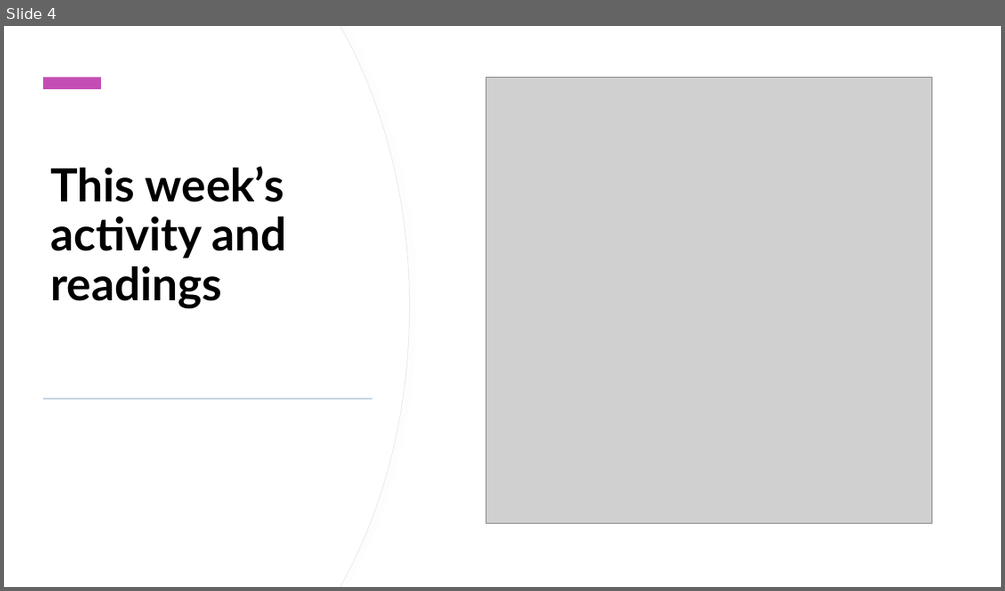
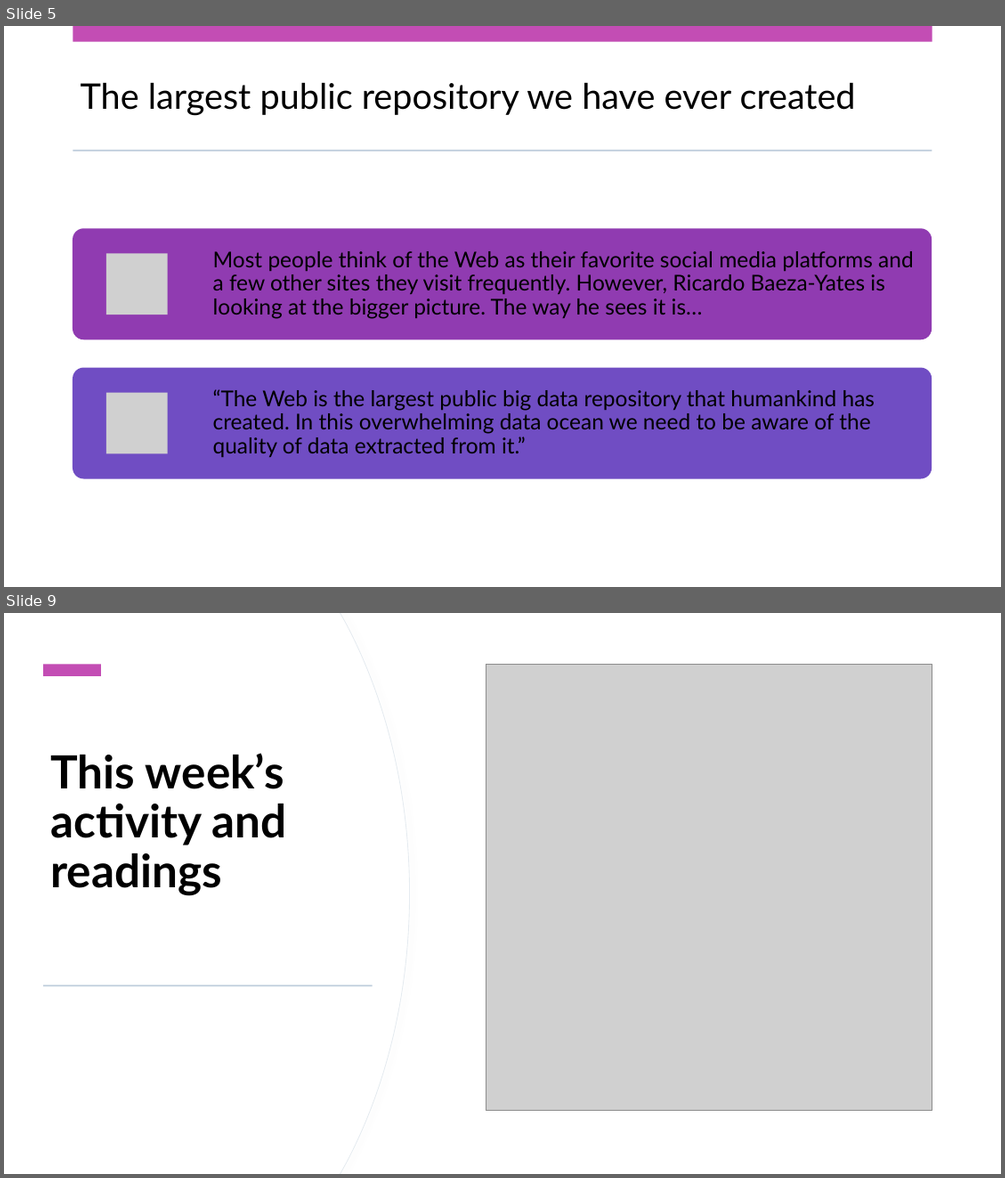
Before and after one commit to StephenCole19/Summer2020, a slide deck: soci2534/midterm/SOCIMidterm.pptx. Shown one above the other, each under a label of ours: slide 4 before the commit, slides 5 and 9 after it; the slides between them are not shown. The pictures are 1005x591 and 1005x1178 pixels, drawn with LibreOffice and Linux fonts; fonts in the diff are those of the drawing; grey boxes stand for pictures. Boxes give left, top, right and bottom in pixels: in the first picture for what was removed or moved away, otherwise in the second. Text is boxed around its words. In the diff, an @@ line names an element or a change of style, - is before the commit and + after.

```diff
--- a/soci2534/midterm/SOCIMidterm.pptx
+++ b/soci2534/midterm/SOCIMidterm.pptx
@@ slide 5 added at (4, 26, 1001, 587), background #FFFFFF; not listed: 2 template elements that a slide beside it also shows @@
@@ rectangle added at (4, 26, 1001, 587), fill #FFFFFF @@
@@ rectangle added at (73, 26, 932, 42), fill #C34DB4 @@
@@ title added at (81, 82, 856, 116), 34 pt, text #000000 @@
+The largest public repository we have ever created
@@ rectangle added at (73, 150, 932, 151), fill #BDCCDB @@
@@ group added at (73, 229, 932, 479): 2 rounded rectangles, 2 pictures, 2 texts @@
+Most people think of the Web as their favorite social media platforms and a few other sites they visit frequently. However, Ricardo Baeza-Yates is looking at the bigger picture. The way he sees it is…
+“The Web is the largest public big data repository that humankind has created. In this overwhelming data ocean we need to be aware of the quality of data extracted from it.”
@@ what was slide 4 is now slide 9 @@
```
Also in this commit, not shown: 4 slides changed, 6 other slides added, 9 slides removed, 16 other files.
